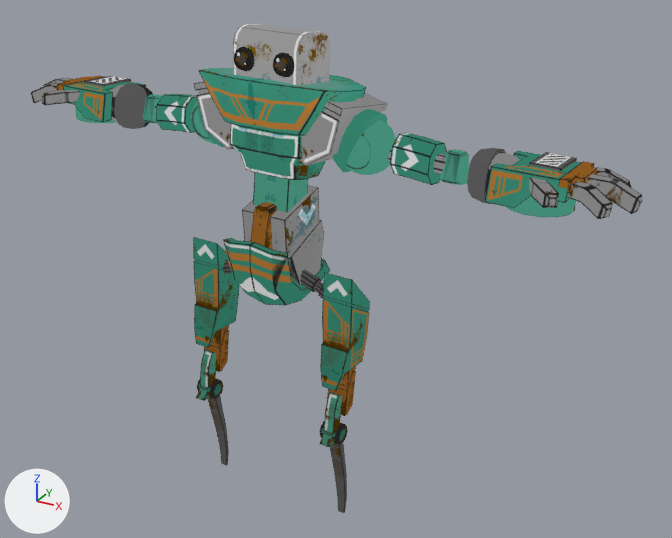
The glTF model public/assets/robots/Stan.gltf: old version first, new version second.
Rendered twice from a 50 mm lens placed at (5.97, -8.96, 8.18), pointed at (0.59, 0.82, 3.29). The axes (+X, +Y, +Z) are drawn at lower left. The lights are the same throughout. Vertices at the same position are counted once.

The first picture shows 'Stan'.
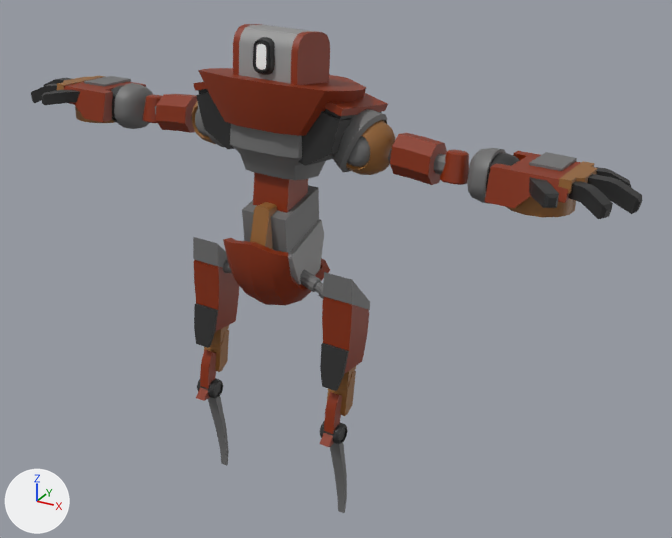
The change, as a diff of the scene's bpy script:
```diff
--- a/public/assets/robots/Stan.gltf.py
+++ b/public/assets/robots/Stan.gltf.py
@@ mat_main @@
+mat_main = principled_material('Main')
+mat_main.base_color = (0.24, 0.0243, 0.0)  # brown #862b00
@@ mat_grey @@
+mat_grey = principled_material('Grey')
+mat_grey.base_color = (0.157, 0.157, 0.157)  # dark grey #6e6e6e
@@ mat_eye @@
+mat_eye = principled_material('Eye')
+mat_eye.base_color = (1.0, 1.0, 1.0)  # white #ffffff
@@ mat_accent @@
+mat_accent = principled_material('Accent')
+mat_accent.base_color = (0.292, 0.122, 0.0284)  # brown #93622f
@@ mat_black @@
+mat_black = principled_material('Black')
+mat_black.base_color = (0.0236, 0.0236, 0.0236)  # black #2a2a2a
@@ mat_lightgrey @@
+mat_lightgrey = principled_material('LightGrey')
+mat_lightgrey.base_color = (0.288, 0.288, 0.288)  # grey #929292
@@ me_cube_000 @@
 # used by ob_stan; location = (0.0, 0.0, 0.0)
-me_cube_000.from_pydata(...)  # 3185 vertices, 6110 faces; spans x -4.17..4.37, y -0.33..1.32, z -0.07..6.43
+me_cube_000.from_pydata(...)  # 3109 vertices, 5972 faces; spans x -4.17..4.37, y -0.33..1.32, z -0.07..6.43
+# me_cube_000 part 1: a new loose piece of 128 vertices spanning x -0.07..0.25, y -0.04..0.09, z 5.91..6.35
+# me_cube_000 part 2: the loose piece of 112 vertices spanning x -0.33..-0.03, y -0.03..0.1, z 5.92..6.23 is deleted
+# me_cube_000 part 3: the loose piece of 112 vertices spanning x 0.22..0.52, y -0.06..0.07, z 5.91..6.22 is deleted
+# me_cube_000 part 4
+# 36 faces are deleted
+# 9 vertices are added at x -0.28..0.49, y 0.01..0.74, z 5.26..6.41
+# 11 new vertices lie (-0.09, 0.0, 0.0) away from vertices in x -0.17..0.58, y -0.02..0.71, z 5.27..6.42
+# 36 new faces join them, mat_main (brown #862b00)
+# 36 new faces join them, mat_lightgrey (grey #929292)
+# me_cube_000 part 5: 1020 faces spanning x -3.54..3.71, y -0.33..1.32, z 1.29..6.43 switch from mat_stan_texture to mat_main (brown #862b00)
+# me_cube_000 part 6: 884 faces spanning x -3.63..3.83, y -0.22..1.19, z 1.65..5.5 switch from mat_stan_texture to mat_accent (brown #93622f)
+# me_cube_000 part 7: 2068 faces spanning x -3.33..3.55, y -0.12..1.26, z -0.07..5.58 switch from mat_stan_texture to mat_grey (dark grey #6e6e6e)
+# me_cube_000 part 8: 98 faces spanning x -0.38..0.46, y -0.17..0.82, z 3.05..6.42 switch from mat_stan_texture to mat_lightgrey (grey #929292)
+# me_cube_000 part 9: 1592 faces spanning x -4.17..4.37, y -0.31..1.27, z 1.26..5.75 switch from mat_stan_texture to mat_black (black #2a2a2a)
+me_cube_000.materials.append(mat_eye)  # white #ffffff
```

What differs and where, as boxes (x1, y1, x2, y2) in the pictures (672 x 538 px):
part 1 of me_cube_000, added: after (253, 37, 275, 75)
part 2 of me_cube_000, deleted: before (234, 47, 255, 71)
part 3 of me_cube_000, deleted: before (273, 53, 295, 77)
part 4 of me_cube_000, built on: (233, 24, 317, 85) in both
part 5 of me_cube_000, recoloured: (64, 32, 581, 447) in both
part 6 of me_cube_000, recoloured: (57, 75, 597, 416) in both
part 7 of me_cube_000, recoloured: (84, 76, 577, 513) in both
part 8 of me_cube_000, recoloured: (245, 26, 324, 285) in both
part 9 of me_cube_000, recoloured (grey to black): (31, 78, 643, 445) in both
